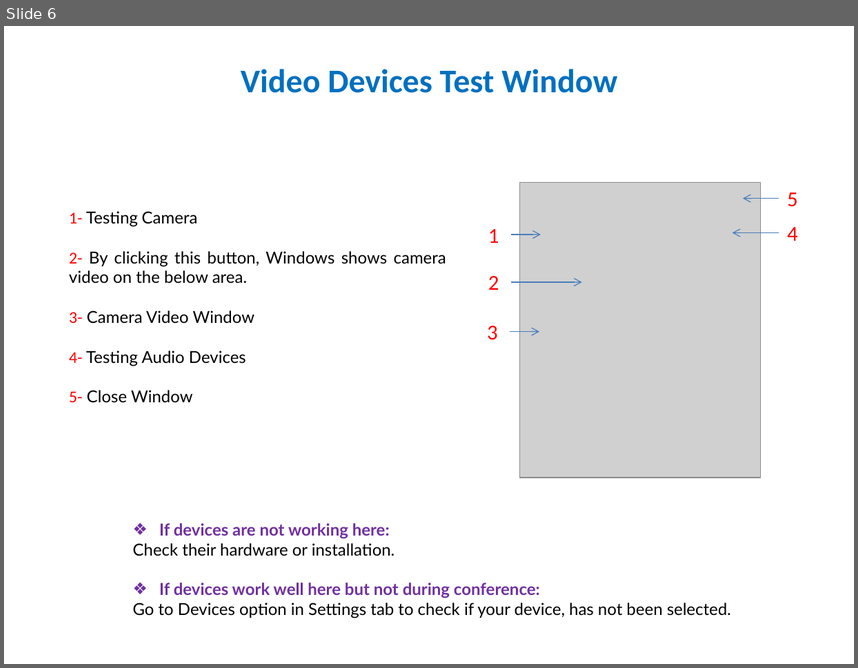
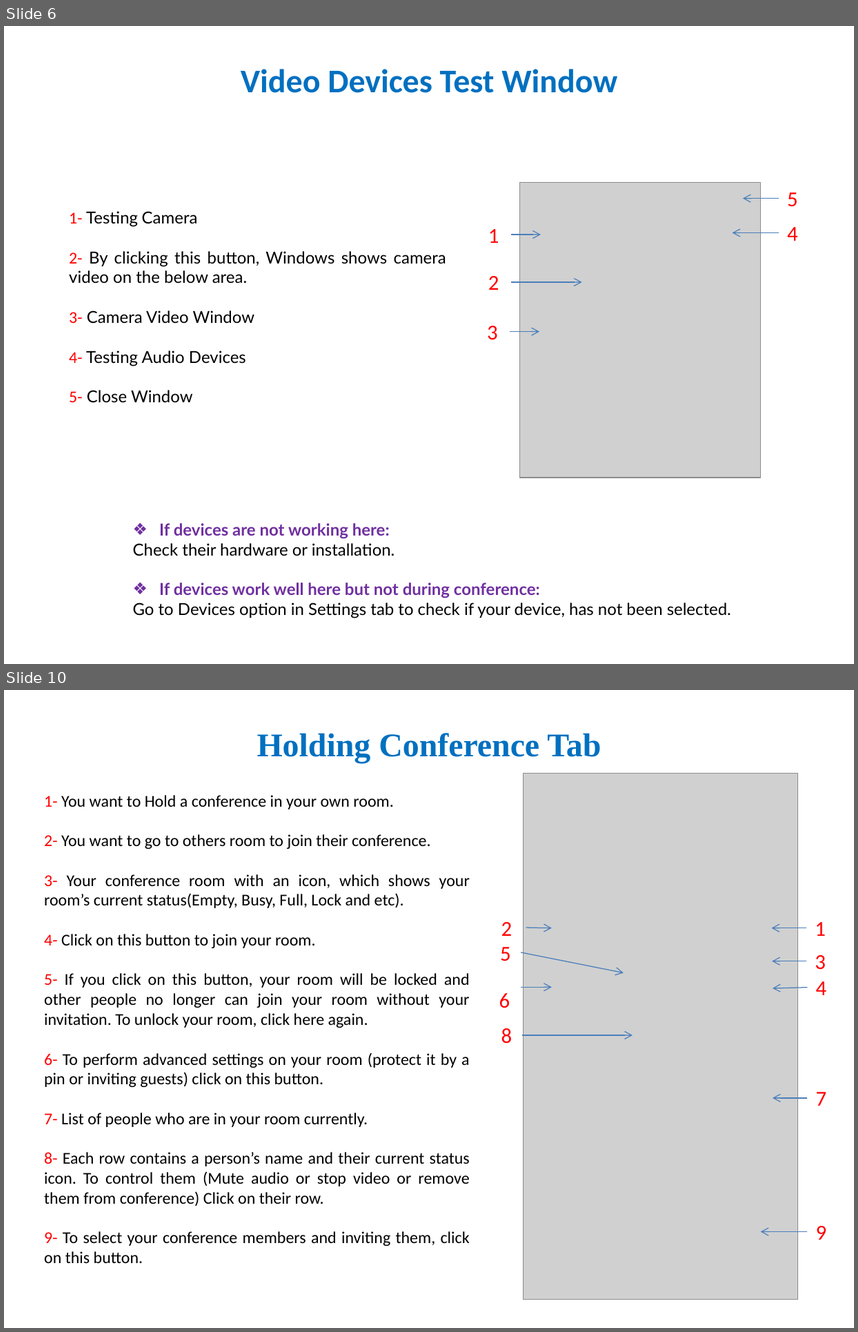
Before and after one commit to e-hashemian/IrancellGuide, a slide deck: ShookaDesktop Guide - English.pptx. Shown one above the other, each under a label of ours: slide 6 before the commit, slides 6 and 10 after it; the slides between them are not shown. The pictures are 858x668 and 858x1332 pixels, drawn with LibreOffice and Linux fonts; fonts in the diff are those of the drawing; grey boxes stand for pictures. Boxes give left, top, right and bottom in pixels: in the first picture for what was removed or moved away, otherwise in the second. Text is boxed around its words. In the diff, an @@ line names an element or a change of style, - is before the commit and + after.

```diff
--- a/ShookaDesktop Guide - English.pptx
+++ b/ShookaDesktop Guide - English.pptx
@@ slide 10 added at box(4, 690, 854, 1328), background #FFFFFF @@
@@ title added at box(257, 733, 601, 762), 28 pt, text #0070C0, bold @@
+Holding Conference Tab
@@ picture added at box(524, 773, 798, 1299) @@
@@ text added at box(44, 795, 470, 1263), 14 pt, text #000000 @@
+1- You want to Hold a conference in your own room.
+2- You want to go to others room to join their conference.
+3- Your conference room with an icon, which shows your room’s current status(Empty, Busy, Full, Lock and etc).
+4- Click on this button to join your room.
+5- If you click on this button, your room will be locked and other people no longer can join your room without your invitation. To unlock your room, click here again.
+6- To perform advanced settings on your room (protect it by a pin or inviting guests) click on this button.
+7- List of people who are in your room currently.
+8- Each row contains a person’s name and their current status icon. To control them (Mute audio or stop video or remove them from conference) Click on their row.
+9- To select your conference members and inviting them, click on this button.
@@ text added at box(501, 922, 513, 936), 18 pt, text #FF0000 @@
+2
@@ arrow added from (526, 927) to (551, 928), #4B7EBC 0.75 pt @@
@@ arrow added from (806, 928) to (771, 928), #4B7EBC 0.75 pt @@
@@ text added at box(815, 922, 826, 936), 18 pt, text #FF0000 @@
+1
@@ text added at box(500, 947, 511, 961), 18 pt, text #FF0000 @@
+5
@@ arrow added from (521, 952) to (624, 973), #4B7EBC 0.75 pt @@
@@ text added at box(815, 955, 826, 969), 18 pt, text #FF0000 @@
+3
@@ arrow added from (806, 961) to (773, 961), #4B7EBC 0.75 pt @@
@@ text added at box(499, 993, 510, 1008), 18 pt, text #FF0000 @@
+6
@@ arrow added from (521, 987) to (551, 987), #4B7EBC 0.75 pt @@
@@ arrow added from (807, 987) to (773, 988), #4B7EBC 0.75 pt @@
@@ text added at box(816, 981, 827, 995), 18 pt, text #FF0000 @@
+4
@@ text added at box(501, 1028, 513, 1043), 18 pt, text #FF0000 @@
+8
@@ arrow added from (522, 1035) to (632, 1035), #4B7EBC 0.75 pt @@
@@ arrow added from (807, 1098) to (773, 1098), #4B7EBC 0.75 pt @@
@@ text added at box(816, 1092, 827, 1105), 18 pt, text #FF0000 @@
+7
@@ text added at box(816, 1225, 827, 1239), 18 pt, text #FF0000 @@
+9
@@ arrow added from (807, 1232) to (760, 1232), #4B7EBC 0.75 pt @@
```
Also in this commit, not shown: 4 slides changed, 4 other slides added, 5 slides removed, 10 other files.
